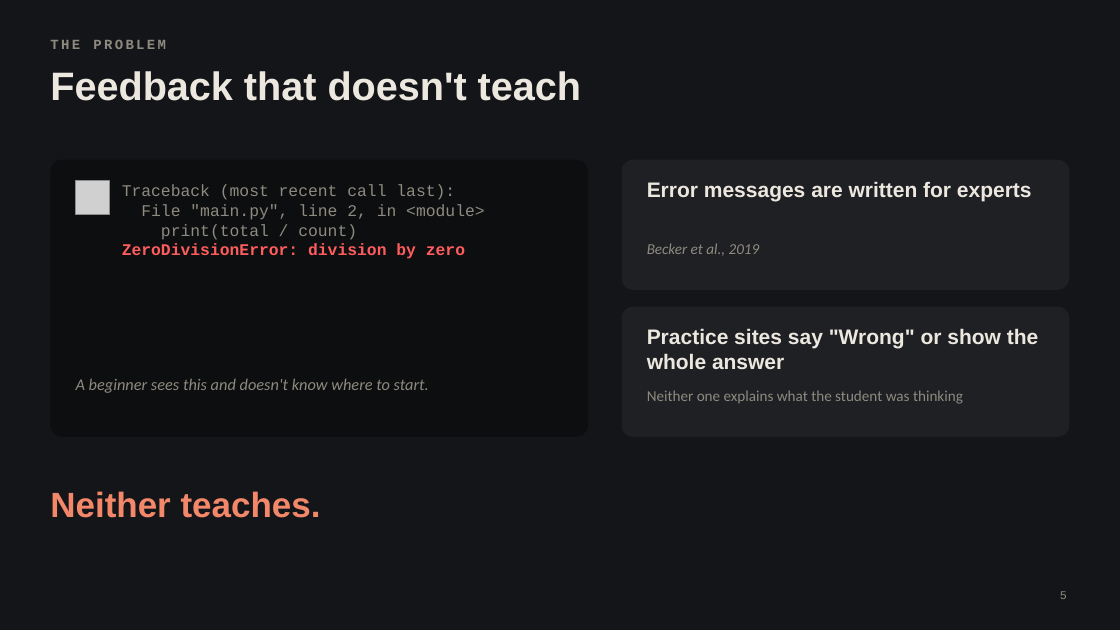
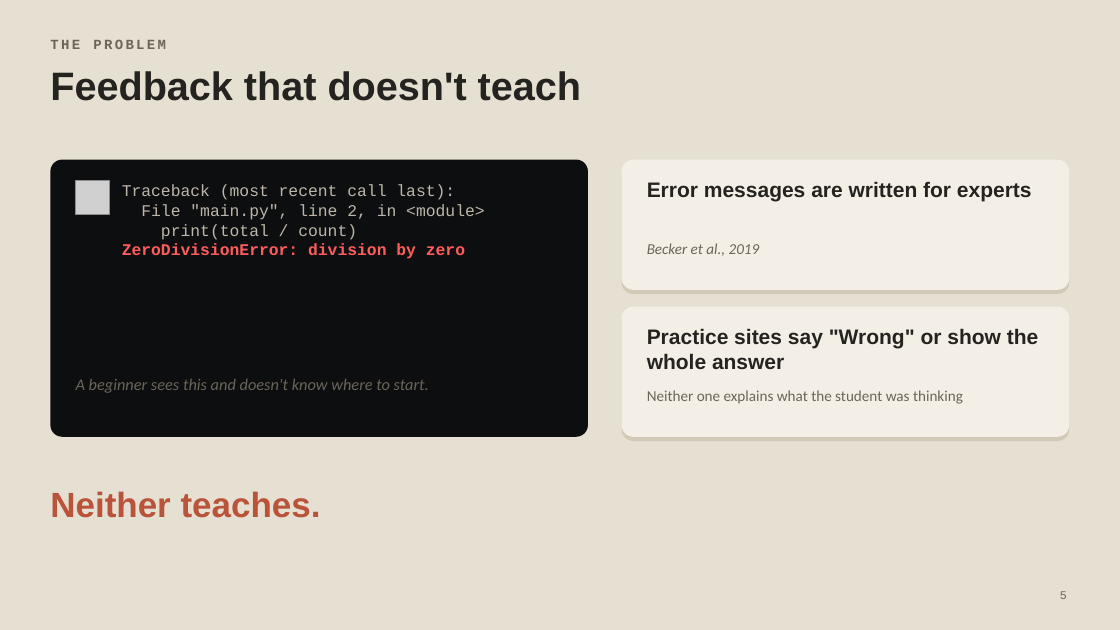
Before and after one commit to dohongminh-ui/Syntax-Stack, a slide deck: slide 5 of docs/Syntax-Stack-finals.pptx. Drawn at 1120x630 pixels with LibreOffice and Linux fonts; fonts in the diff are those of the drawing; grey boxes stand for pictures. Boxes give left, top, right and bottom in pixels: in the first picture for what was removed or moved away, otherwise in the second. Text is boxed around its words. In the diff, an @@ line names an element or a change of style, - is before the commit and + after.

Commit message:
docs(presentation): cream keycap background for the finals deck

```diff
--- a/docs/Syntax-Stack-finals.pptx
+++ b/docs/Syntax-Stack-finals.pptx
@@ background #141518 to #E6E0D2 @@
@@ rounded rectangle: place and size @@
-rounded rectangle at box(622, 160, 1070, 290)
+rounded rectangle at box(622, 164, 1070, 294)
@@ rounded rectangle at box(622, 164, 1070, 294): fill #1F2024 to #D2CAB8 @@
@@ rounded rectangle added at box(622, 160, 1070, 290), fill #F3EFE6 @@
@@ text at box(122, 184, 484, 240): text colour #8E8A80 to #BDB6A8 in "Traceback (most recent call last):", "File "main.py", line 2, in <module>", "print(total / count)" @@
@@ rounded rectangle at box(622, 307, 1070, 437): fill #1F2024 to #F3EFE6 @@
@@ rounded rectangle added at box(622, 311, 1070, 441), fill #D2CAB8 @@
@@ text colour #ECE8DF to #24231F in 3 elements at box(50, 71, 581, 101), box(647, 181, 1032, 201), box(647, 328, 1038, 369) @@
@@ text colour #8E8A80 to #6B655A in 5 elements at box(50, 40, 166, 49), box(76, 379, 429, 393), box(1060, 591, 1067, 599), box(647, 243, 760, 256), box(647, 390, 963, 404) @@
@@ text "Neither teaches." at box(50, 491, 321, 518): text colour #F2876A to #B9533A @@
```
Also in this commit, not shown: 16 other slides changed.
